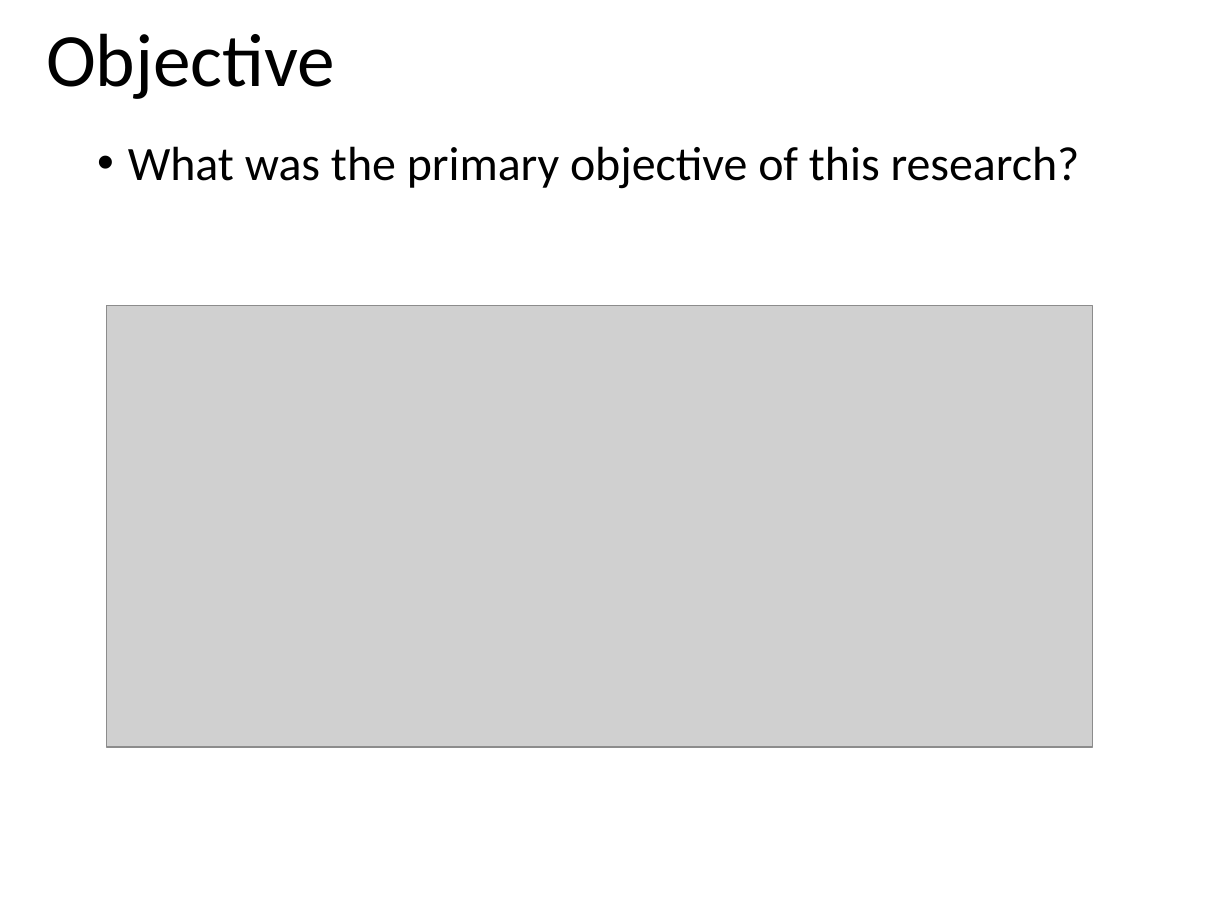
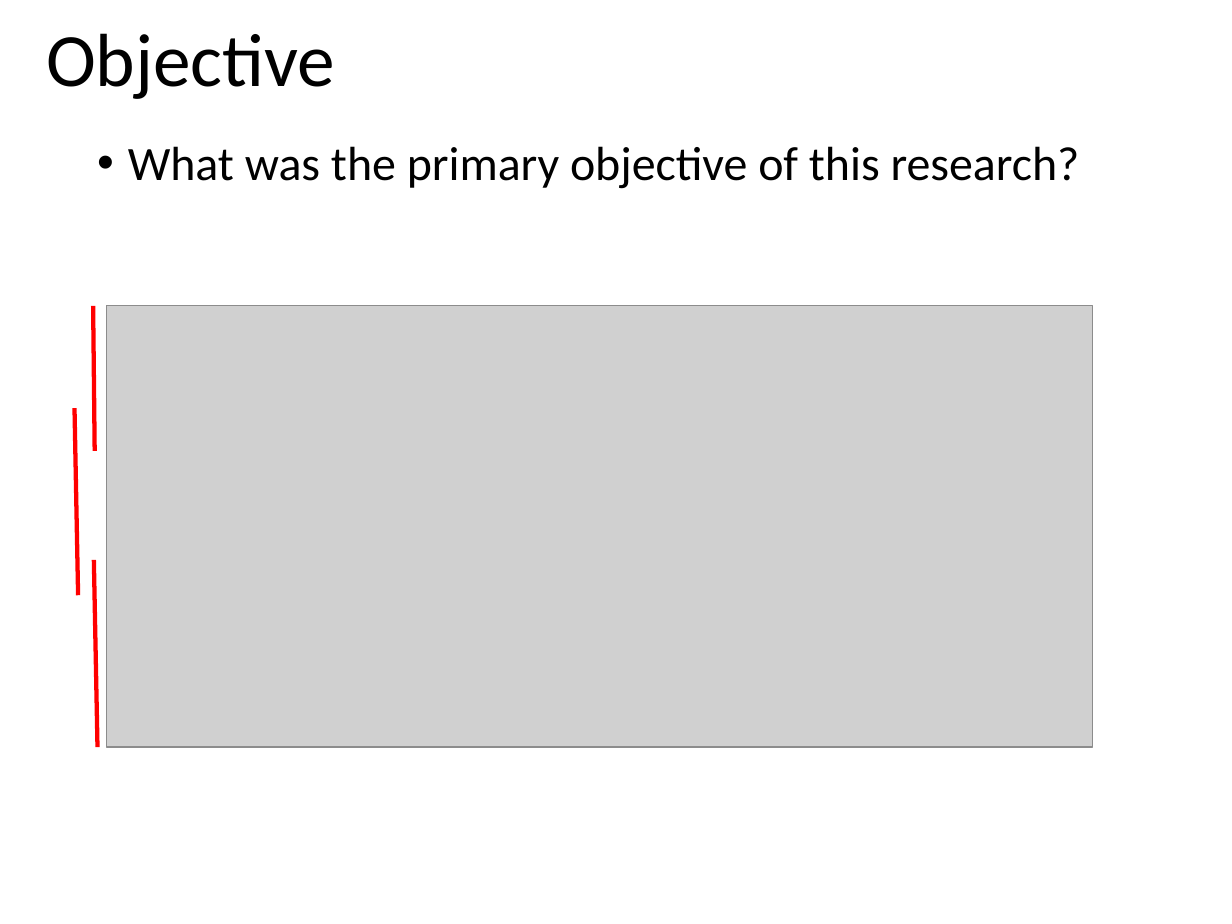
Before and after one commit to droglenc/NCNRS349, a slide deck: slide 4 of modules/MgmntCWH/READING_Christensenetal_1996.pptx. Drawn at 1232x924 pixels with LibreOffice and Linux fonts; fonts in the diff are those of the drawing; grey boxes stand for pictures. Boxes give left, top, right and bottom in pixels: in the first picture for what was removed or moved away, otherwise in the second. Text is boxed around its words. In the diff, an @@ line names an element or a change of style, - is before the commit and + after.

```diff
--- a/modules/MgmntCWH/READING_Christensenetal_1996.pptx
+++ b/modules/MgmntCWH/READING_Christensenetal_1996.pptx
@@ line added from (94, 306) to (95, 451), #FF0000 2.5 pt @@
@@ line added from (74, 408) to (78, 595), #FF0000 2.5 pt @@
@@ line added from (94, 559) to (97, 747), #FF0000 2.5 pt @@
```
Also in this commit, not shown: 2 other slides changed.
